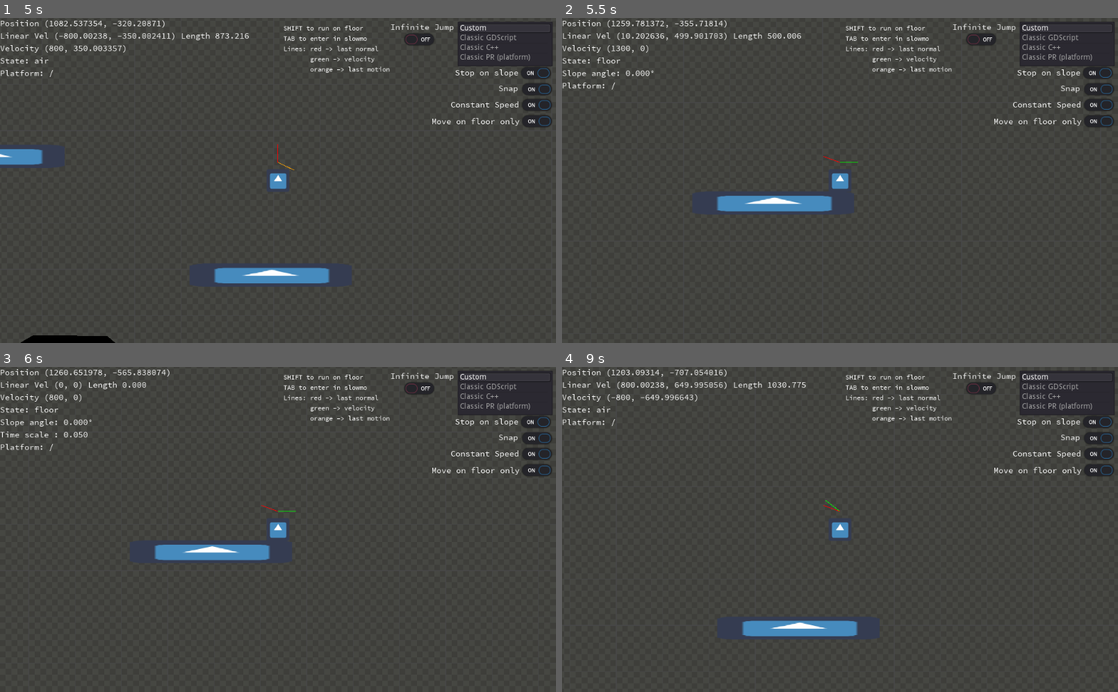
Above: before the commit, frames 1-4 (two rows, left to right).
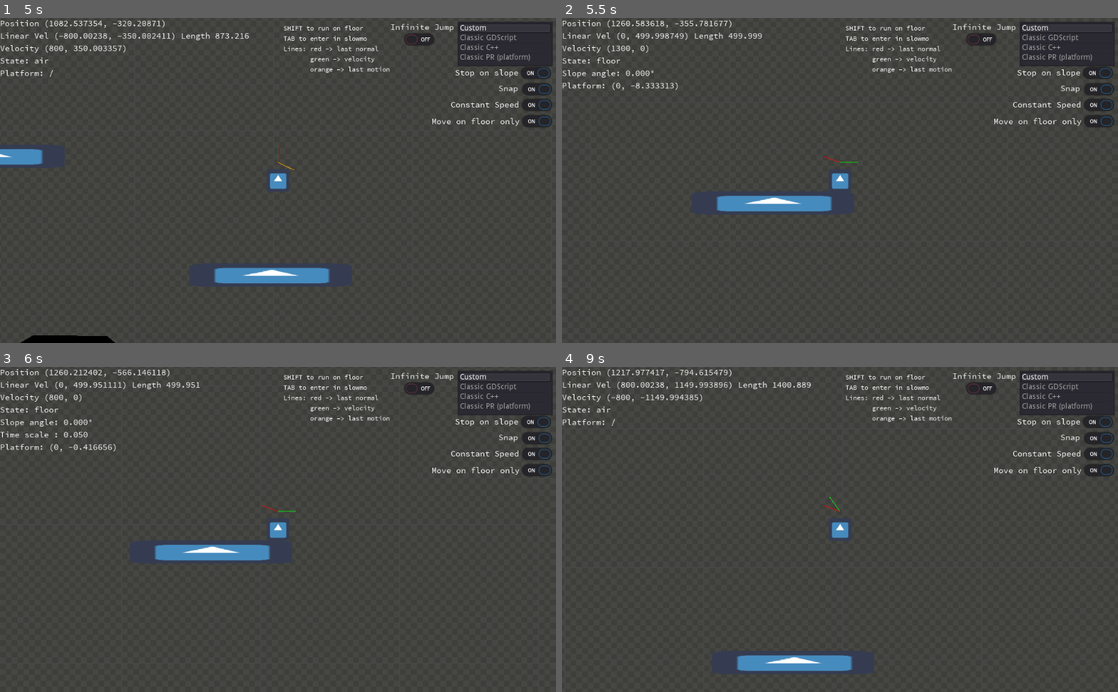
Above: after the commit, the same moments.

Repository: fabriceci/move_and_slide
Game: Godot game, scene res://World.tscn
Same seed, same stepped clock (60 frames per second), same inputs: the game is played once before the commit and once after it. The engine's default icon, where the game draws it, is replaced by a stand-in: a white triangle on a blue panel in a dark square.
Inputs:
- Up to frame 1 (5 s): tap Enter (ui_accept) at 0.5, 0.77, 1.52, 3.02, 3.77, 4.52 s; hold Shift (run) 0.53-1.28 s; hold Right (ui_right) 0.53-2.03 s; tap Tab (slow) at 1.35, 2.85, 4.35 s; hold Shift (run) 2.03-2.78 s; hold Left (ui_left) 2.03-4.28 s; hold Shift (run) 3.53-4.28 s; hold Right (ui_right) from 4.28 s (still down)
- Up to frame 2 (5.5 s): keep holding Right (ui_right); hold Shift (run) from 5.03 s (still down)
- Up to frame 3 (6 s): keep holding Right (ui_right); release Shift (run) at 5.78 s; tap Tab (slow) at 5.85 s
- Up to frame 4 (9 s): tap Enter (ui_accept) at 6.02, 6.77, 7.52 s; hold Shift (run) 6.53-7.28 s; tap Tab (slow) at 7.35, 8.85 s; release Right (ui_right) at 8.03 s; hold Shift (run) 8.03-8.78 s; hold Left (ui_left) from 8.03 s (still down)

Frame 1 is identical in both runs. In frame 2, 0.5% of the frame differs, in the area x 8-43%, y 0-23%; in frame 3, 0.5%; in frame 4, 2.5%, in the area x 10-54%, y 0-94%.

Commit message:
fix bug when restricted on floor

Diff:
--- a/Player/Custom/PlayerCustom.gd
+++ b/Player/Custom/PlayerCustom.gd
@@ -30,8 +30,10 @@
 
 	velocity = custom_move_and_slide(velocity, Global.UP_DIRECTION, Global.STOP_ON_SLOPE, 4, deg2rad(Global.MAX_ANGLE_DEG), true, Global.MOVE_ON_FLOOR_ONLY, Global.CONSTANT_SPEED_ON_FLOOR, [1])
 
-	if on_floor: velocity.y = 0
-	if on_ceiling and velocity.y < 0: velocity.y = 0
+	if on_floor:
+		velocity.y = 0
+	if on_ceiling and velocity.y < 0:
+		velocity.y = 0
 
 func _draw():
 	var icon_pos = $icon.position
@@ -53,7 +55,6 @@
 var was_on_floor = false
 
 func custom_move_and_slide(p_linear_velocity: Vector2, p_up_direction: Vector2, p_stop_on_slope: bool, p_max_slides: int, p_floor_max_angle: float, p_infinite_inertia: bool, move_on_floor_only: bool, constant_speed_on_floor: bool, exclude_body_layer := []):
-	print("custom")
 	var current_floor_velocity = Vector2.ZERO
 	if on_floor:
 		var excluded = false
@@ -76,13 +77,16 @@
 	var original_motion = p_linear_velocity * get_physics_process_delta_time()
 	var motion = original_motion
 
+	var prev_floor_velocity = floor_velocity
+	var prev_floor_body = on_floor_body
+	var prev_floor_normal = floor_normal
 	was_on_floor = on_floor
 	on_floor = false
 	on_floor_body = RID()
 	on_ceiling = false
 	on_wall = false
 	on_air = false
-	var prev_floor_normal = floor_normal
+
 	floor_normal = Vector2()
 	floor_velocity = Vector2()
 
@@ -127,6 +131,9 @@
 						if collision.travel.length() < 1:
 							position = previous_pos
 						on_floor = true
+						on_floor_body = prev_floor_body
+						floor_velocity = prev_floor_velocity
+						floor_normal = prev_floor_normal
 						motion = Vector2.ZERO
 					elif move_on_floor_only  and dot < -0.5: # prevent to move against the wall in the air
 						motion.x = 0
